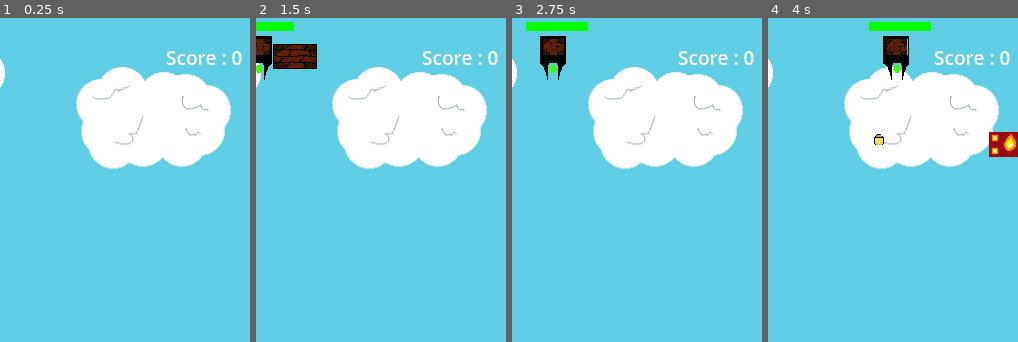
Above: before the commit, frames 1-4 (left to right).
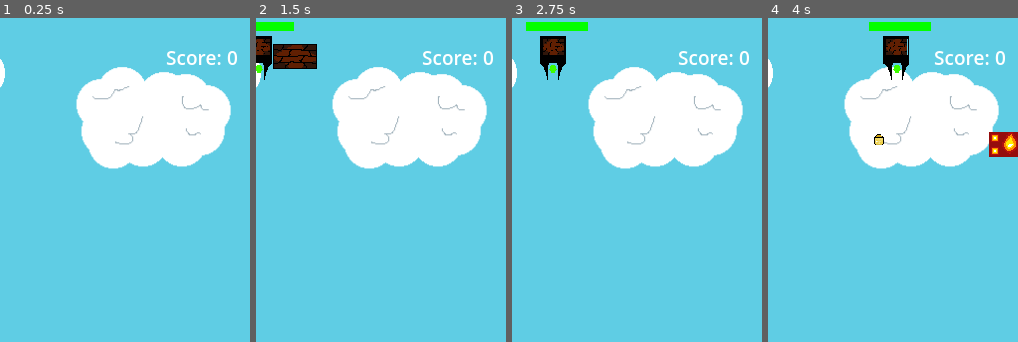
Above: after the commit, the same moments.

Repository: SH312-code/sdc-game_jam-2
Game: Godot game, scene res://Scenes/main.tscn
Two runs of this game, one before a commit and one after it. Both use one fixed random seed, a clock stepped at 60 frames per second and the inputs below.
Inputs:
- Up to frame 1 (0.25 s): no input
- Up to frame 2 (1.5 s): hold Right (ui_right) 0.53-1.28 s; hold Space (Space_key) 0.53-1.28 s; hold Left (ui_left) from 1.28 s (still down); tap Space (Space_key) at 1.35 s
- Up to frame 3 (2.75 s): release Left (ui_left) at 2.03 s; hold Right (ui_right) from 2.03 s (still down); hold Space (Space_key) from 2.03 s (still down)
- Up to frame 4 (4 s): release Space (Space_key) at 2.78 s; tap Space (Space_key) at 2.85 s; release Right (ui_right) at 3.53 s; hold Left (ui_left) from 3.53 s (still down); hold Space (Space_key) from 3.53 s (still down)
The pictures show only the part of the screen within x 33-83%, y 0-50%; the shares and areas given below are measured in that part.

The runs differ from the first frame. In frame 1, 0.2% of the frame differs, in the area x 86-97%, y 10-15%; in frame 2, 0.2%; in frame 3, 0.2%; in frame 4, 0.2%.

Commit message:
Add files via upload

Diff:
--- a/Scenes/main.tscn
+++ b/Scenes/main.tscn
@@ -104,4 +104,4 @@
 offset_right = 371.0
 offset_bottom = 31.0
 theme_override_font_sizes/font_size = 19
-text = "Score : 0"
+text = "Score: 0"
--- a/Scripts/bricks/base_brick.gd
+++ b/Scripts/bricks/base_brick.gd
@@ -32,19 +32,13 @@
 				elif searching_for_floor.search(str(overlapped_area)):
 					falling = false
 			if can_process_collision: collision_behavior.call() # call anaymos func
-			'''if searching_for_bullet.search(str(overlapped_area)) and overlapped_area not in old_bullets:
-				bullet_hits += 1
-				print("a")
-				old_bullets.append(overlapped_area)
-			if bullet_hits > 1:
-				destroy()'''
 
-func shot():
+func shot(): # This is used to kill the briks of they are shot twice and not falling
 	bullet_hits += 1
 	if bullet_hits > 1:
 		destroy()
 
-func refall():
+func refall(): # Recursive call so the bricks fall if supports are broken
 	for overlapped_area in $RigidBody2D.get_child(2).get_overlapping_areas():
 		if GlobalVariables.SEARCHING_FOR_BRICK.search(str(overlapped_area)):
 			var connected_brick = overlapped_area.get_parent().get_parent() # used to make other bricks fall if one detcts
@@ -52,7 +46,7 @@
 				connected_brick.falling = true
 				connected_brick.refall()
 
-func destroy():
+func destroy():# Called when brick is deleted
 	refall()
 	queue_free()
 
--- a/Scripts/bricks/fire_brick.gd
+++ b/Scripts/bricks/fire_brick.gd
@@ -11,6 +11,7 @@
 func _ready() -> void:
 	super()
 	type = 'fire'
+	#This is the logic for how the fire brick destroys blocks
 	collision_behavior = func():
 		for overlapped_area in $RigidBody2D.get_child(2).get_overlapping_areas():
 			if GlobalVariables.SEARCHING_FOR_BRICK.search(str(overlapped_area)):
@@ -18,7 +19,5 @@
 				if overlapped_brick.type == 'sponge':
 					overlapped_brick.decrease_hits()
 					can_process_collision = false
-					await get_tree().create_timer(.5).timeout
-					queue_free()
 				else:
-					overlapped_brick.queue_free()
+					overlapped_brick.destroy()# Changed from queue free as refall needed to be called
--- a/Scripts/hostile/bullet.gd
+++ b/Scripts/hostile/bullet.gd
@@ -17,7 +17,7 @@
 
 
 func _on_area_2d_of_bullet_area_entered(area: Area2D): # Replace with function body.
-	if GlobalVariables.SEARCHING_FOR_BRICK.search(str(area)):
+	if GlobalVariables.SEARCHING_FOR_BRICK.search(str(area)): # Checks of hitting brick (only runs durring collisons)
 		var brick = area.get_parent().get_parent()
 		if !brick.falling:
 			brick.shot()
--- a/Scripts/main.gd
+++ b/Scripts/main.gd
@@ -9,6 +9,7 @@
 func _ready() -> void: # Replace with function body.
 	$Hand.game_lost.connect(end) # This connects the signal that is emited to an action, the end function
 	$Label.add_theme_font_size_override("font_size", 19)
+	print($Label.global_position)
 
 # Called every frame. 'delta' is the elapsed time since the previous frame.
 func _process(delta: float) -> void:
@@ -17,16 +18,18 @@
 		dt -= .25
 		existing_enemies += 1
 		#spawn new enemy
-		var hold = enemy.instantiate()
+		var hold = enemy.instantiate() #Creates new enemy
 		hold.died.connect(update_score)
 		hold.position = Vector2(randi_range(0,440), get_child(2).position.y - hold.get_child(0).get_meta("height", -999))
 		get_tree().current_scene.add_child(hold)
 	if !game:
+		#destroys everything except background and score count
 		for i in get_children():
 			if i != $TextureRect and i != $Label:
 				i.queue_free()
 		$TextureRect.texture = load("res://Sprites/game_over.png")
-		$Label.global_position = Vector2(170, 340)
+
+		$Label.global_position = Vector2(500/2.0 - ((len("Score: " +str(score)))*15)/2.0, GlobalVariables.SCREEN_HEIGHT/2.0)
 		$Label.add_theme_font_size_override("font_size", 30)
 
 func update_score(): # https://docs.godotengine.org/en/stable/getting_started/first_2d_game/06.heads_up_display.html
--- a/Scripts/rigid_body_2d.gd
+++ b/Scripts/rigid_body_2d.gd
@@ -8,4 +8,4 @@
 
 # Called every frame. 'delta' is the elapsed time since the previous frame.
 func _process(_delta: float) -> void:
-	apply_central_force(Vector2(0, 9.8))
+	apply_central_force(Vector2(0, 9.8))#Make bricks accelerate down at g
